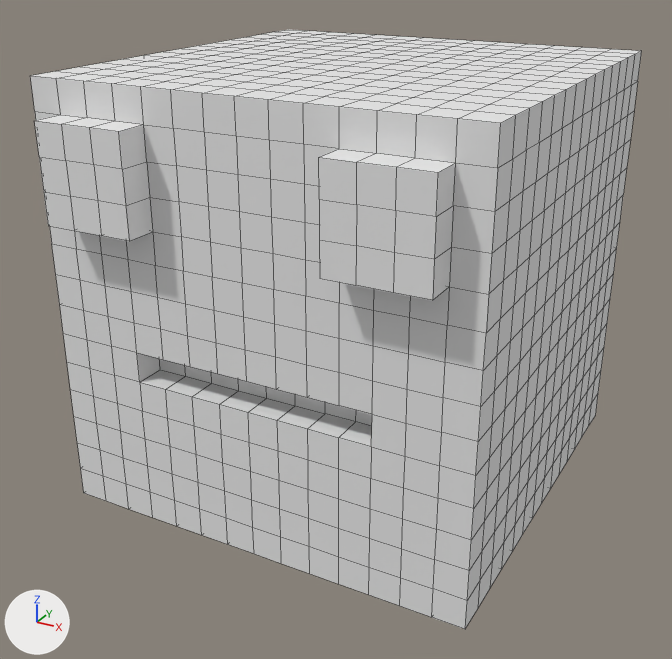
Renders of the OBJ model LD32/Assets/Meshes/Characters/bomb3.obj from each side of a commit.
Both versions are drawn from a 50 mm camera at (13.7, -26.6, 19.0) aimed at (-0.2, -1.4, 6.4). The axes (+X, +Y, +Z) are drawn at lower left. The lights are the same throughout. Mesh edges are drawn as thin lines. Where no turn or scale is listed for an object, it has been applied to the vertices.

In view in the first picture: 'bomb3'.
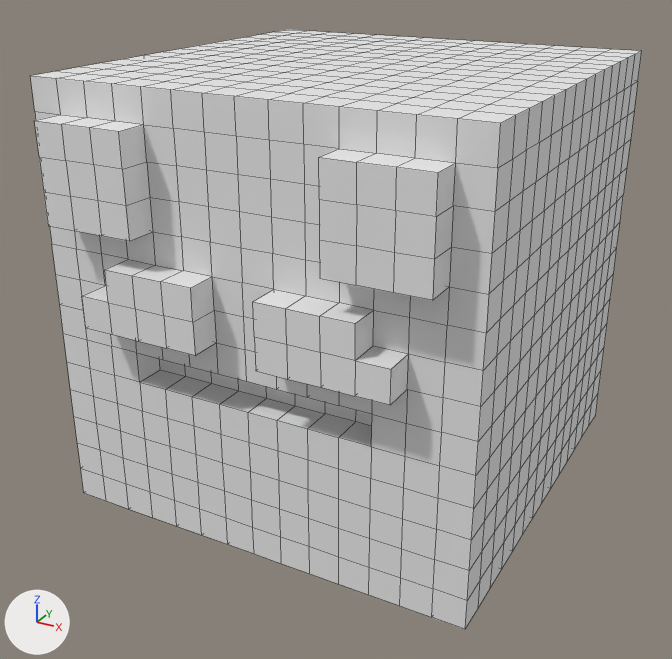
Pixel boxes (x1, y1, x2, y2) of what changed, in the pictures (672 x 659 px):
```json
{"part": 1, "of": "me_bomb3", "change": "built on", "before": [105, 259, 409, 389], "after": [82, 259, 409, 405]}
```

Scene script edits in JSON lines:
```json
{"block": "me_bomb3", "where": "# used by ob_bomb3; location = (0.0, 0.0, 0.0)"}
{"op": "remove", "block": "me_bomb3", "code": "me_bomb3.from_pydata(...)  # 1220 vertices, 1218 faces; spans x -7.0..7.0, y -8.0..7.0, z 1.0..15.0"}
{"op": "add", "block": "me_bomb3", "code": "me_bomb3.from_pydata(...)  # 1244 vertices, 1242 faces; spans x -7.0..7.0, y -8.0..7.0, z 1.0..15.0"}
{"block": "me_bomb3", "change": "me_bomb3 part 1"}
{"block": "me_bomb3", "change": "4 vertices are removed from x -3.0..3.0, y -7.0, z 9.0"}
{"block": "me_bomb3", "change": "14 faces are deleted"}
{"block": "me_bomb3", "change": "4 vertices are added at (-3.0, -8.0, 9.0), (-2.0, -8.0, 9.0), (2.0, -8.0, 9.0), (3.0, -8.0, 9.0)"}
{"block": "me_bomb3", "change": "24 new vertices lie (0.0, -1.0, 0.0) away from vertices in x -5.0..5.0, y -7.0, z 8.0..10.0"}
{"block": "me_bomb3", "change": "38 new faces join them"}
```
